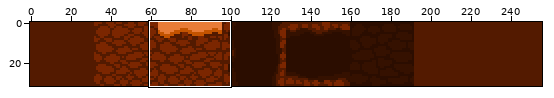
One commit to this sprite sheet: projects/project 1/assets/images/dirtTiles.png. Above: a wide view before the commit, with the close-up outlined.
Close-up. As it was:
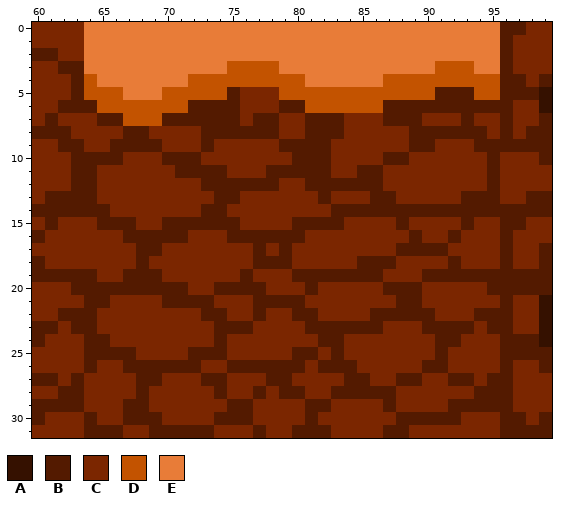
The file is 256x32 pixels. Shown: x 60..99, y 0..31.
Palette (. is transparent): A #351100  B #531a00  C #7b2600  D #c35300  E #e87c38
And afterwards:
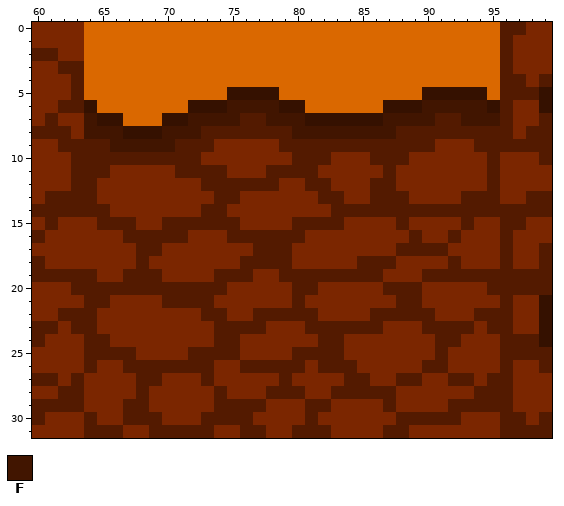
Colours new in this view: F #411500
Diff:
@@ palette @@
-E #e87c38
+E #da6800
@@ x 60..99 @@
  2 BBCCEEEEEEEEEEEEEEEEEEEEEEEEEEEEEEEEBCCC
- 3 CCBBEEEEEEEEEEEDDDDEEEEEEEEEEEEDDDEEBCCC
- 4 CCCBDEEEEEEEDDDDDDDDDEEEEEEDDDDDDDDDBBCB
- 5 CCCBDDDEEEDDDDDBCCCDDDDDDDDDDDDBBBDDBBBA
- 6 CCBBBDDDDDDDBBBBCCCBBDDDDDDBBBBBBBBBBCCA
- 7 CBCCCBBDDDBBBBBBCBBCCBBBCCCBBBCCCBCCBCCB
- 8 BBBCCCCBBCCCCBBBBBBCCBBBCCCCCBBBBBBCBCBB
- 9 CCBBCCBBBBCCCBCCCCCBBBBCCCCCCBBCCCBBBBBB
-10 CCCBBBBCCCBBBCCCCCCCBBBCCCCBBCCCCCCBCCCB
-11 CCCBBCCCCCCBBBBCCCBBBBBCCBBCCCCCCCCBCCCC
-12 CCCBBCCCCCCCCBBBBBBCCBBBBBBCCCCCCCCBCCCC
-13 CBBBBCCCCCCCCCBBCCCCCCBCCCBBCCCCCBBBCCBB
+ 3 CCBBEEEEEEEEEEEEEEEEEEEEEEEEEEEEEEEEBCCC
+ 4 CCCBEEEEEEEEEEEEEEEEEEEEEEEEEEEEEEEEBBCB
+ 5 CCCBEEEEEEEEEEEAAAAEEEEEEEEEEEAAAAAEBBBA
+ 6 CCBBAEEEEEEEAAAFFFFAAEEEEEEAAAFFFFFABCCA
+ 7 CBCCFAAEEEAAFFFFBBFFFAAAAAAFFFFBBFFFBCCB
+ 8 BBBCFFFAAAFFFBBBBBBBFFFFFFFFBBBBBBBBBCBB
+ 9 CCBBBBFFFFFBBBCCCCCBBBBBBBBBBBBCCCBBBBBB
+10 CCCBBBBBBBBBBCCCCCCCBBBCCCBBBCCCCCCBCCCB
+11 CCCBBBCCCCCBBBBCCCBBBBCCCCCBCCCCCCCBCCCC
+12 CCCBBCCCCCCCCBBBBBBCCBBCCCBBCCCCCCCBCCCC
+13 CBBBBCCCCCCCCCBBCCCCCCBBCCBBBCCCCBBBCCBB
 14 BBBBBBCCCCCCCBBCCCCCCCCBBBBBBBBBBBBBBBBB
@@ x 70..84 @@
 16 BBCCCBBBBBBCCCC
-17 CCCCCCCBCBCCCCC
-18 CCCCCCCBBBCCCCC
-19 CCCCCCBCCCBBBBB
-20 BBCCBBBBCCCBCCC
-21 BBBBCCCBBBBCCCC
-22 CCCBBCCBCCBBCCC
-23 CCCCBBBCCCCBBBB
-24 CCCCBCCCCCCCBBC
-25 CCBBBCCCCCBBCBC
-26 BBBCCBBBBBBCBBB
-27 CCCBBCCCBBCCCCB
-28 CCCCBCCBCBBCCBB
-29 CCCCCBBCCCCBBCC
-30 CCCCBBBCCCCBCCC
-31 BBBBCCCBCCBBBCC
+17 CCCCCCCBBBCCCCC
+18 CCCCCCBBBBCCCCC
+19 CCCCBBBCCBBBBBB
+20 BBBBBCCCCCBBCCC
+21 BBBBCCCCCCBCCCC
+22 CCCBBCCBBBBBCCC
+23 CCCCBBBBCCCBBBB
+24 CCCCBBCCCCCCBBC
+25 CCBBBBCCCCBBBBC
+26 BBBBCCBBBBBCBBB
+27 CCCBCCCCCBCCCCB
+28 CCCCBCCCBBBCCBB
+29 CCCCBBBBCCCBBCC
+30 CCCBBBBCCCCBCCC
+31 BBBBCCBBCCBBBCC
